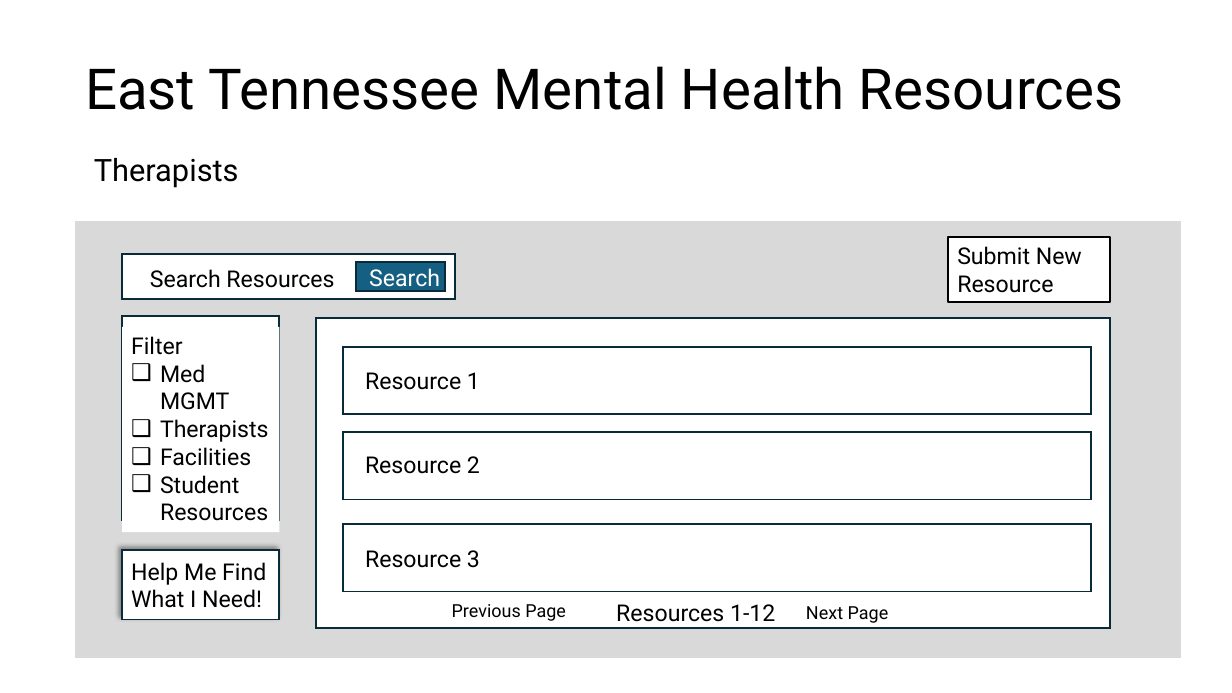
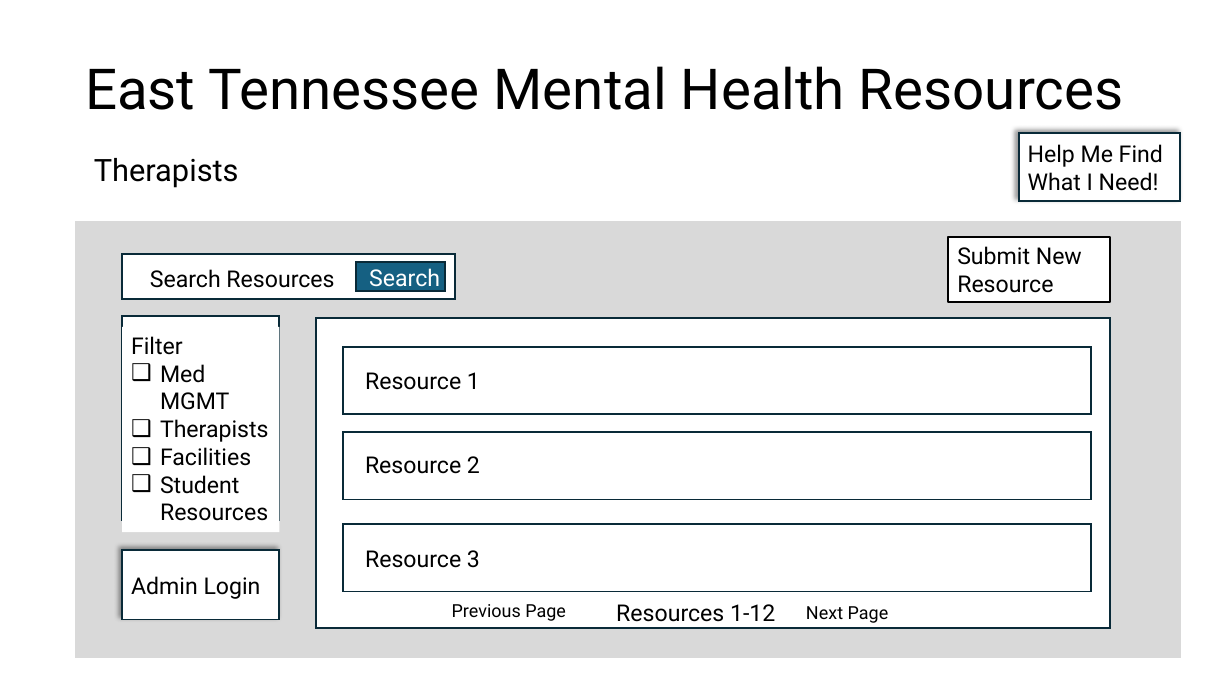
Before and after one commit to ReislerJ/East_TN_MH_Resources, a slide deck: slide 4 of Mock Slides.pptx. Drawn at 1232x693 pixels with LibreOffice and Linux fonts; fonts in the diff are those of the drawing; background and template pictures are left out. Boxes give left, top, right and bottom in pixels: in the first picture for what was removed or moved away, otherwise in the second. Text is boxed around its words. In the diff, an @@ line names an element or a change of style, - is before the commit and + after.

```diff
--- a/Mock Slides.pptx
+++ b/Mock Slides.pptx
@@ rectangle added at (1019, 133, 1180, 201), fill #FFFFFF, outline #092A39 1.5 pt, 18 pt, text #000000 @@
+Help Me Find What I Need!
@@ text in rectangle at (131, 576, 261, 599): text changed @@
-Help Me Find What I Need!
+Admin Login
```
Also in this commit, not shown: 6 other slides changed, 2 slides added, 1 other file.
